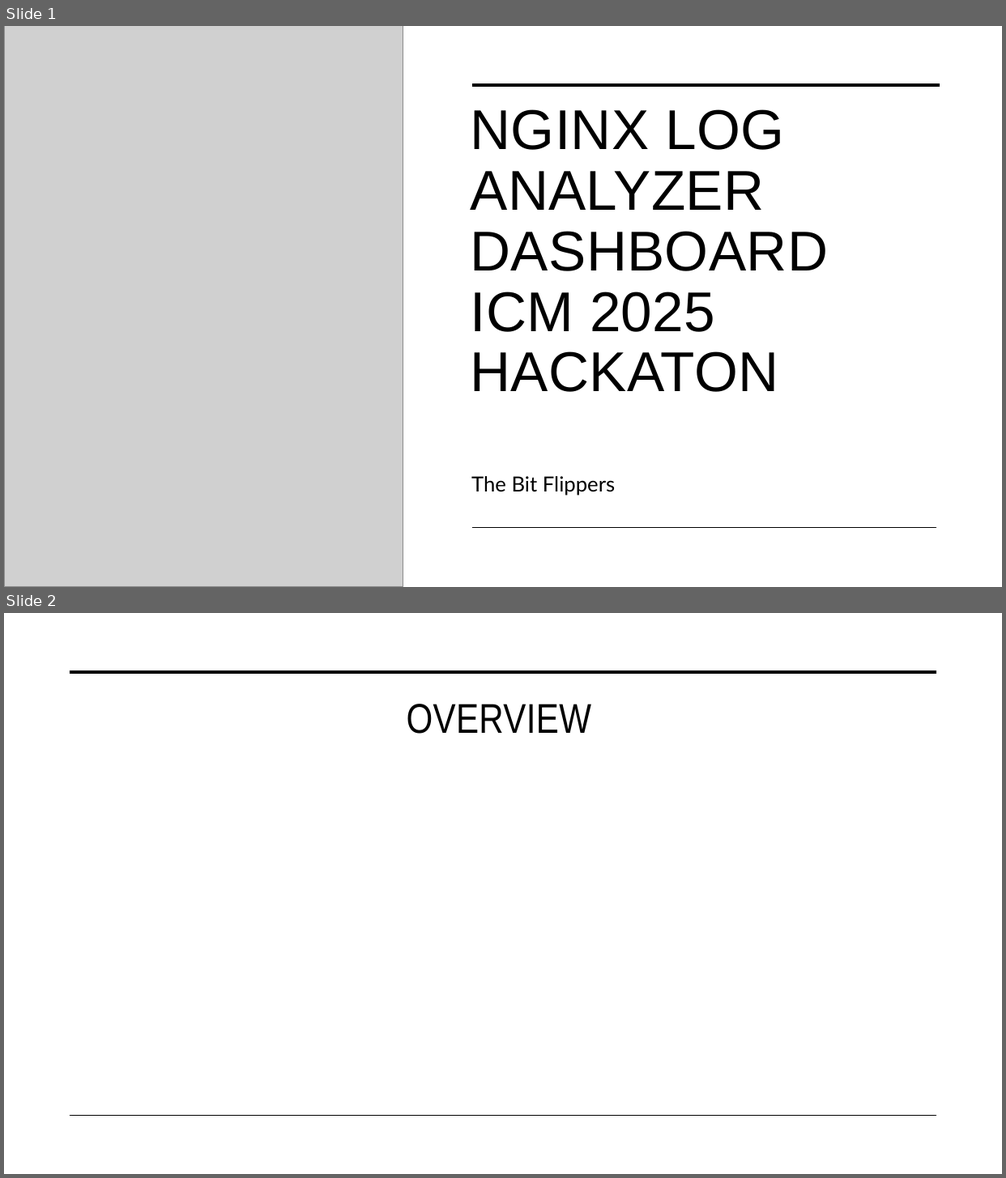
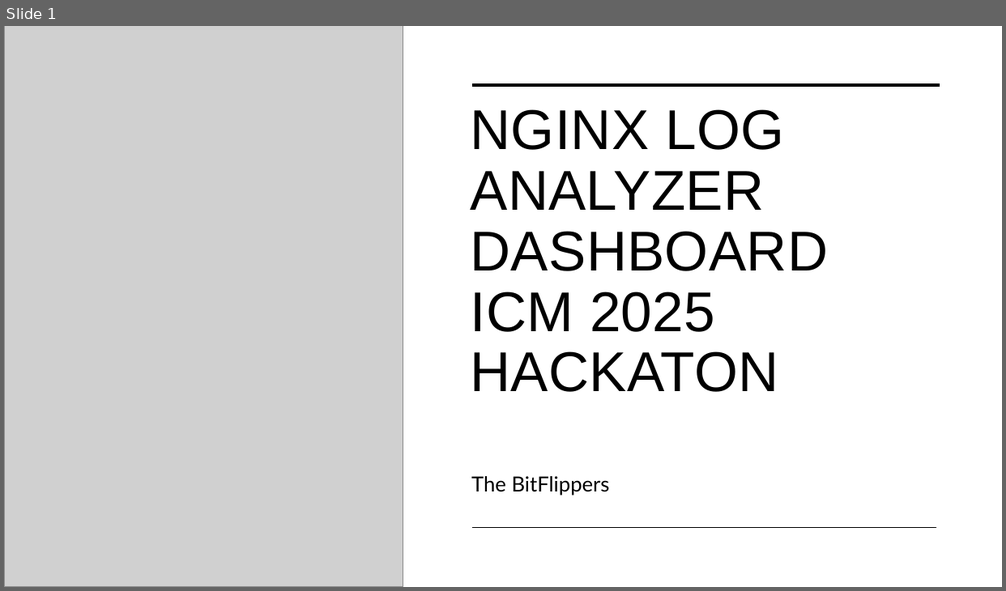
Before and after one commit to MykolaVaskevych/ICM_2025_HACKATON, a slide deck: NGINX Log Analyzer Dashboard.pptm. Shown one above the other, each under a label of ours: slides 1 and 2 before the commit, slide 1 after it. The pictures are 1006x1178 and 1006x591 pixels, drawn with LibreOffice and Linux fonts; fonts in the diff are those of the drawing; grey boxes stand for pictures. Boxes give left, top, right and bottom in pixels: in the first picture for what was removed or moved away, otherwise in the second. Text is boxed around its words. In the diff, an @@ line names an element or a change of style, - is before the commit and + after.

```diff
--- a/NGINX Log Analyzer Dashboard.pptm
+++ b/NGINX Log Analyzer Dashboard.pptm
@@ slide 2 removed at (4,613,1002,1174), background #FFFFFF @@
@@ line removed from (70, 672) to (937, 672) @@
@@ title removed at (407,704,591,734) @@
-OVERVIEW
@@ line removed from (70, 1116) to (937, 1116) @@
@@ slide 1 changed as well @@
@@ subtitle at (471,476,610,496): spaces changed @@
-The Bit Flippers
+The BitFlippers
```
Also in this commit, not shown: 3 other slides changed, 4 slides added, 2 other slides removed.
